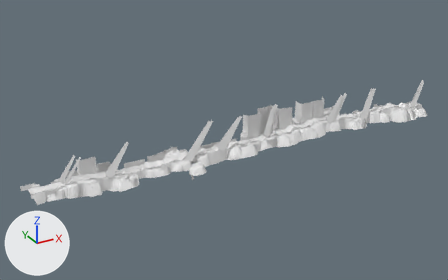
An edit to the FBX model Assets/Arts/Map/Models/Theme_01/Forest_02.fbx, drawn before and after from the same camera.
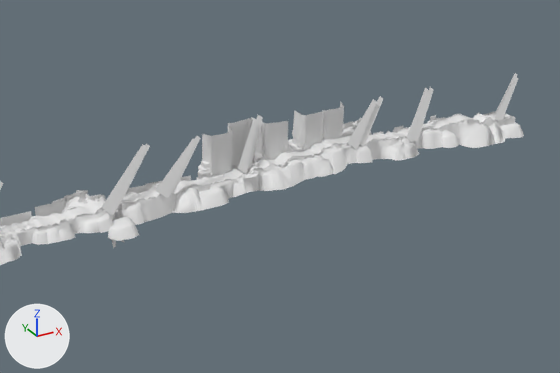
The first picture shows the older version from a 50 mm camera at (-114.0, -693.0, 361.0) aimed at (283.0, 28.0, 0.0). The close-ups show both versions on the part from 28% to 100% of the width and 13% to 90% of the height of that picture; other places that the commit changed are outside them. Lighting does not change. The marker at lower left points along +X, +Y and +Z. Where no turn or scale is listed for an object, it has been applied to the vertices. Vertices at the same position are counted once.

In view in the first close-up: 'Ground_01', 'Light_01', 'Mountain_01', 'Tree_01'.
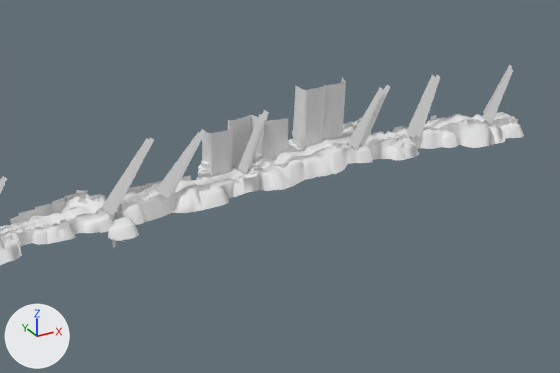
Pixel boxes [x1, y1, x2, y2] of what changed, in the close-ups (560 x 373 px; the box of a moved part takes in the faces that stretch with it):
'Mountain_01', reshaped: before [0, 101, 524, 265]; after [0, 77, 524, 265]
'Light_01', reshaped: before [0, 73, 518, 215]; after [0, 65, 513, 215]
part 1 of me_mesh_001, moved or reshaped: before [407, 87, 429, 143]; after [406, 75, 436, 139]
part 2 of me_mesh_001, moved or reshaped: before [411, 87, 434, 143]; after [416, 75, 440, 138]
part 3 of me_mesh_001, moved or reshaped: before [495, 77, 518, 123]; after [482, 68, 513, 125]
part 4 of me_mesh_001, moved or reshaped: before [495, 73, 517, 115]; after [483, 65, 512, 114]
part 5 of me_mesh_001, moved or reshaped: before [101, 115, 263, 215]; after [101, 110, 269, 215]
part 6 of me_mesh_001, moved or reshaped: before [348, 96, 383, 150]; after [348, 85, 390, 150]
part 7 of me_mesh, moved or reshaped: before [131, 101, 344, 222]; after [131, 77, 346, 222]
part 8 of me_mesh, moved or reshaped: before [480, 118, 493, 129]; after [479, 121, 493, 129]

What the commit changed:
me_mesh is used by ob_mountain_01; location (0.0, 0.0, 0.0).
me_mesh had 2357 vertices, 2745 faces and spanned x 0.0..646.0, y -25.0..49.0, z -33.0..40.0.
me_mesh now has 2342 vertices, 2740 faces and spans x 0.0..646.0, y -25.0..49.0, z -33.0..62.0.
me_mesh part 7: 85 vertices moved from x 234.0..455.0, y -15.0..34.0, z -11.0..40.0 to x 234.0..455.0, y -13.0..34.0, z -11.0..62.0; 50 vertices removed from x 235.0..422.0, y -14.0..13.0, z -9.0..11.0; 34 vertices added at x 234.0..420.0, y -13.0..13.0, z -9.0..9.0.
me_mesh part 8: 14 vertices moved from x 596.0..612.0, y -3.0..-1.0, z 2.0..5.0 to x 597.0..611.0, y -3.0..-1.0, z 1.0..3.0; 1 vertex removed from x 602.0, y -2.0, z 1.0; 3 vertices added at x 596.0..602.0, y -2.0, z 2.0..4.0.
me_mesh_001 has 160 vertices, 64 faces and spans x 36.0..659.0, y -10.0..25.0, z -4.0..45.0.
me_mesh_001 is used by ob_light_01; location (0.0, 0.0, 0.0).
me_mesh_001 part 1: the loose piece of 10 vertices spanning x 506.0..544.0, y -8.0..14.0, z 0.0..42.0 is scaled about its middle by (1.21, 1, 1.18), then moved by (6.0, 3.0, 6.0).
me_mesh_001 part 2: the loose piece of 10 vertices spanning x 511.0..549.0, y -8.0..14.0, z 0.0..41.0 is scaled about its middle by (1.16, 1, 1.18), then moved by (7.0, 3.0, 6.0).
me_mesh_001 part 3: the loose piece of 10 vertices spanning x 616.0..653.0, y -4.0..11.0, z -2.0..35.0 is scaled about its middle by (1.22, 1.1, 1.21), then moved by (-12.0, -1.0, 6.0).
me_mesh_001 part 4: the loose piece of 10 vertices spanning x 623.0..659.0, y 4.0..19.0, z -1.0..36.0 is scaled about its middle by (1.15, 0.898, 1.21), then moved by (-11.0, 1.0, 6.0).
me_mesh_001 part 5: all 30 vertices in x 252.0..371.0, y 5.0..25.0, z 37.0..43.0 are multiplied about their middle by the matrix ((0.998, -0.094, 0.028), (-0.032, 0.892, 0.008), (0.003, 0.009, 0.999)), then moved by (4.0, -1.0, 5.0).
me_mesh_001 part 6: all 10 vertices in x 474.0..487.0, y 5.0..9.0, z 41.0..45.0 are moved by (7.0, 0.0, 10.0).
